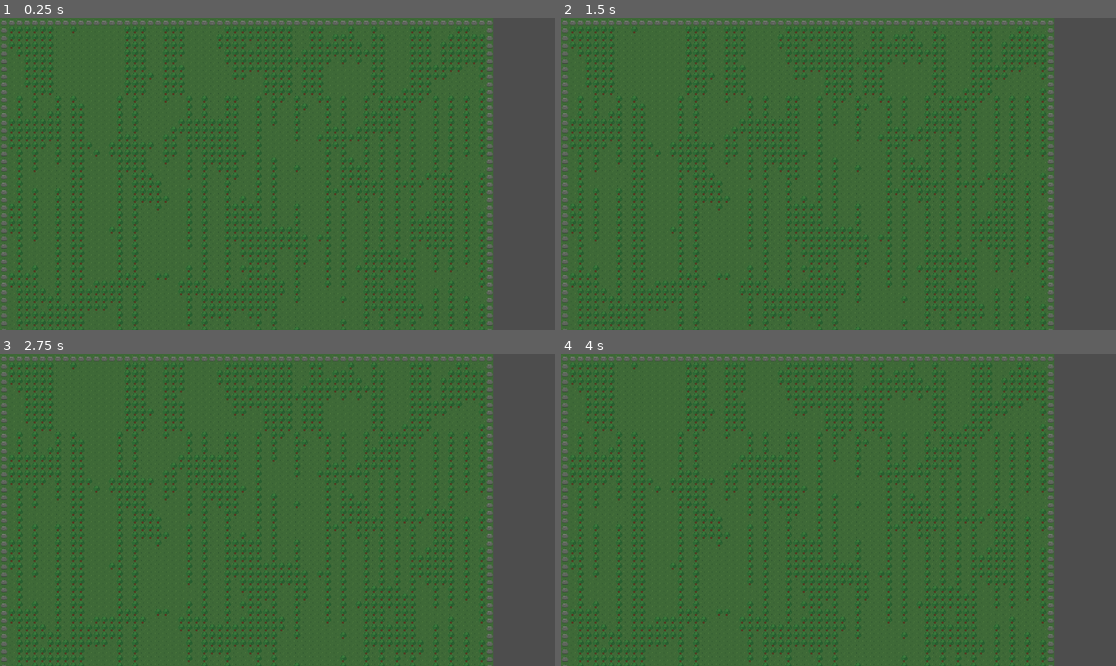
Above: before the commit, frames 1-4 (two rows, left to right).
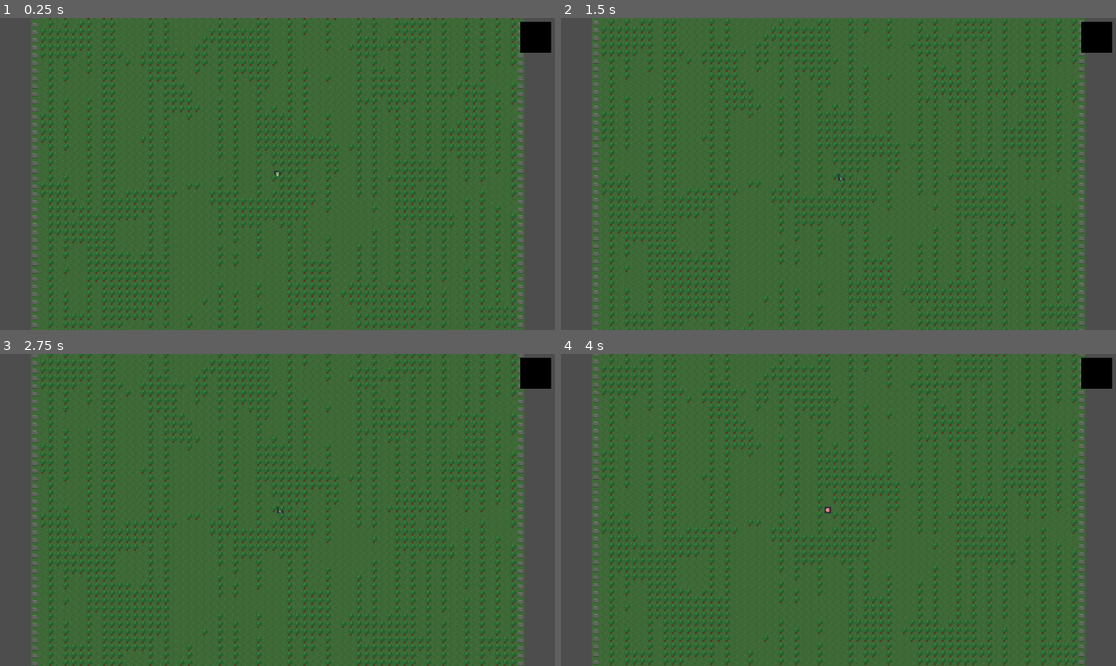
Above: after the commit, the same moments.

Repository: Maddiplomat/Project-alchemy
Game: Godot game, scene res://scenes/World.tscn
The game is run twice, just before and just after one commit, with the same random seed, the same clock (stepped at 60 frames per second) and the same inputs.
Inputs (mouse positions are in pixels of both pictures, inside the frame that each line leads up to):
- Up to frame 1 (0.25 s): no input
- Up to frame 2 (1.5 s): tap Enter at 0.5 s; move the mouse to (960, 158) at 0.52 s; hold D (move_right) 0.53-1.28 s; hold E (interact, bound only after the commit) 0.53-1.28 s; click (960, 158) at 0.67 s; tap Space at 1.25 s; move the mouse to (727, 189) at 1.27 s; hold S (move_down) from 1.28 s (still down); tap E (interact, bound only after the commit) at 1.35 s
- Up to frame 3 (2.75 s): tap Enter at 2 s; move the mouse to (333, 441) at 2.02 s; release S (move_down) at 2.03 s; hold D (move_right) from 2.03 s (still down); hold E (interact, bound only after the commit) from 2.03 s (still down)
- Up to frame 4 (4 s): tap Space at 2.75 s; move the mouse to (810, 572) at 2.77 s; release D (move_right) at 2.78 s; release E (interact, bound only after the commit) at 2.78 s; hold W (move_up) 2.78-3.53 s; tap E (interact, bound only after the commit) at 2.85 s; click (810, 572) at 2.92 s; move the mouse to (1005, 556) at 3.52 s; hold A (move_left) from 3.53 s (still down); hold E (interact, bound only after the commit) from 3.53 s (still down)

The runs differ from the first frame. In frame 1, 21% of the frame differs, in the area x 0-100%, y 0-100%; in frame 2, 16%; in frame 3, 21%; in frame 4, 22%.

Commit message:
Add element pickup interaction

Diff:
--- a/assets/tilesets/forest_16x16.tres
+++ b/assets/tilesets/forest_16x16.tres
@@ -1,6 +1,6 @@
-[gd_resource type="TileSet" format=3]
+[gd_resource type="TileSet" format=3 uid="uid://dtioyuhcvq6ca"]
 
-[ext_resource type="Texture2D" path="res://assets/tilesets/forest_16x16.png" id="1_k4sus"]
+[ext_resource type="Texture2D" uid="uid://b5sgq7iutyigh" path="res://assets/tilesets/forest_16x16.png" id="1_k4sus"]
 
 [sub_resource type="TileSetAtlasSource" id="TileSetAtlasSource_rc8hx"]
 texture = ExtResource("1_k4sus")
--- a/project.godot
+++ b/project.godot
@@ -54,6 +54,11 @@
 , Object(InputEventKey,"resource_local_to_scene":false,"resource_name":"","device":0,"window_id":0,"alt_pressed":false, …(185 unchanged characters)…
 ])
 }
+interact={
+"deadzone": 0.5,
+"events": Array[InputEvent]([Object(InputEventKey,"resource_local_to_scene":false,"resource_name":"","device":0,"window_id":0,"alt_pressed":false,"shift_pressed":false,"ctrl_pressed":false,"meta_pressed":false,"pressed":false,"keycode":69,"physical_keycode":69,"key_label":69,"unicode":101,"location":0,"echo":false,"script":null)
+])
+}
 
 [physics]
 
--- a/scenes/ElementPickup.tscn
+++ b/scenes/ElementPickup.tscn
@@ -1,5 +1,27 @@
-[gd_scene format=3]
+[gd_scene format=3 uid="uid://d1r5lm770s0sc"]
 
-[node name="ElementPickup" type="Area2D"]
+[ext_resource type="Script" uid="uid://cloa3xcrjo7sr" path="res://scripts/ElementPickup.gd" id="1_518e3"]
 
-[node name="Sprite2D" type="Sprite2D" parent="."]
+[sub_resource type="RectangleShape2D" id="RectangleShape2D_vpl80"]
+size = Vector2(12, 12)
+
+[node name="ElementPickup" type="Area2D" unique_id=1542228159]
+collision_layer = 0
+script = ExtResource("1_518e3")
+
+[node name="Sprite2D" type="Sprite2D" parent="." unique_id=1982428542]
+texture_filter = 1
+
+[node name="CollisionShape2D" type="CollisionShape2D" parent="." unique_id=929658224]
+shape = SubResource("RectangleShape2D_vpl80")
+
+[node name="PromptLabel" type="Label" parent="." unique_id=265235135]
+visible = false
+offset_left = -24.0
+offset_top = -22.0
+offset_right = 24.0
+offset_bottom = -6.0
+text = "Press E"
+horizontal_alignment = 1
+
+[node name="AnimationPlayer" type="AnimationPlayer" parent="." unique_id=146369253]
--- a/scenes/Player.tscn
+++ b/scenes/Player.tscn
@@ -5,8 +5,14 @@
 [ext_resource type="Script" uid="uid://d4mhxiqnf6cxf" path="res://scripts/PlayerAnimationStateMachine.gd" id="3_3li8b"]
 [ext_resource type="Script" uid="uid://dfmk1jvfvpfj2" path="res://scripts/PlayerCameraController.gd" id="4_jmcn4"]
 
+[sub_resource type="RectangleShape2D" id="RectangleShape2D_7yryn"]
+size = Vector2(12, 12)
+
 [node name="Player" type="CharacterBody2D" unique_id=297416554]
 script = ExtResource("1_p0vlq")
+
+[node name="CollisionShape2D" type="CollisionShape2D" parent="."]
+shape = SubResource("RectangleShape2D_7yryn")
 
 [node name="Camera2D" type="Camera2D" parent="." unique_id=1569599526]
 script = ExtResource("4_jmcn4")
--- a/scenes/World.tscn
+++ b/scenes/World.tscn
@@ -1,7 +1,8 @@
-[gd_scene load_steps=3 format=4]
+[gd_scene format=4 uid="uid://dse4mn6qgavfq"]
 
-[ext_resource type="TileSet" path="res://assets/tilesets/forest_16x16.tres" id="1_kqs1s"]
+[ext_resource type="TileSet" uid="uid://dtioyuhcvq6ca" path="res://assets/tilesets/forest_16x16.tres" id="1_kqs1s"]
 [ext_resource type="Script" uid="uid://bfxjpw77wdrga" path="res://scripts/WorldGen.gd" id="2_nvi4h"]
+[ext_resource type="PackedScene" uid="uid://cxfen0v27oux3" path="res://scenes/Player.tscn" id="3_7g83o"]
 
 [node name="World" type="Node2D" unique_id=1488050509]
 script = ExtResource("2_nvi4h")
@@ -24,3 +25,19 @@
 tile_set = ExtResource("1_kqs1s")
 
 [node name="ElementSpawnSystem" type="Node2D" parent="." unique_id=1729565649]
+
+[node name="Player" parent="." unique_id=297416554 instance=ExtResource("3_7g83o")]
+position = Vector2(512, 512)
+
+[node name="HUD" type="CanvasLayer" parent="." unique_id=1866474338]
+layer = 10
+
+[node name="MinimapPlaceholder" type="ColorRect" parent="HUD" unique_id=1230242642]
+anchors_preset = 1
+anchor_left = 1.0
+anchor_right = 1.0
+offset_left = -72.0
+offset_top = 8.0
+offset_right = -8.0
+offset_bottom = 72.0
+color = Color(0, 0, 0, 1)
--- /dev/null
+++ b/scripts/ElementPickup.gd
@@ -0,0 +1,160 @@
+extends Area2D
+
+signal picked_up(item_data: Dictionary, quantity: int)
+
+static var _shape_logged := false
+
+@export var element_id: StringName = &""
+@export var pickup_quantity := 1
+
+@onready var prompt_label := $PromptLabel as Label
+@onready var collision_shape := $CollisionShape2D as CollisionShape2D
+@onready var anim_player := $AnimationPlayer as AnimationPlayer
+@onready var sprite := $Sprite2D as Sprite2D
+
+var _player_in_range: CharacterBody2D = null
+
+
+func _ready() -> void:
+	prompt_label.visible = false
+	body_entered.connect(_on_body_entered)
+	body_exited.connect(_on_body_exited)
+
+	var inventory_callable := Callable(InventoryManager, "receive_world_pickup")
+	if not picked_up.is_connected(inventory_callable):
+		picked_up.connect(inventory_callable)
+
+	_setup_animations()
+	_play_idle_animation()
+
+	_log_shape_size_once()
+
+
+func _unhandled_input(event: InputEvent) -> void:
+	if _player_in_range == null or not prompt_label.visible:
+		return
+
+	if event.is_action_pressed("interact"):
+		_attempt_pickup()
+
+
+func _on_body_entered(body: Node) -> void:
+	if not body is CharacterBody2D:
+		return
+
+	_player_in_range = body
+	prompt_label.visible = true
+
+
+func _on_body_exited(body: Node) -> void:
+	if body != _player_in_range:
+		return
+
+	_player_in_range = null
+	prompt_label.visible = false
+
+
+func _attempt_pickup() -> void:
+	var item_data := _get_pickup_item_data()
+	if item_data.is_empty():
+		return
+
+	if not InventoryManager.can_add_item(item_data, pickup_quantity):
+		return
+
+	picked_up.emit(item_data, pickup_quantity)
+	prompt_label.visible = false
+	queue_free()
+
+
+func _get_pickup_item_data() -> Dictionary:
+	var resolved_element_id := element_id
+	if resolved_element_id.is_empty():
+		resolved_element_id = get_meta(&"element_id", &"")
+
+	if resolved_element_id.is_empty():
+		return {}
+
+	var item_data := ElementDatabase.get_element(resolved_element_id)
+	if item_data.is_empty():
+		return {}
+
+	item_data[&"category"] = InventoryManager.InventoryItemCategory.ELEMENT
+	item_data[&"risk_level"] = _to_inventory_risk_level(str(item_data.get(&"carrier_risk", "none")))
+	return item_data
+
+
+func _to_inventory_risk_level(risk_level_name: String) -> int:
+	match risk_level_name.to_lower():
+		"low":
+			return InventoryManager.InventoryRiskLevel.LOW
+		"medium":
+			return InventoryManager.InventoryRiskLevel.MEDIUM
+		"high":
+			return InventoryManager.InventoryRiskLevel.HIGH
+		"extreme":
+			return InventoryManager.InventoryRiskLevel.EXTREME
+		_:
+			return InventoryManager.InventoryRiskLevel.NONE
+
+
+func _log_shape_size_once() -> void:
+	if _shape_logged:
+		return
+
+	var rectangle_shape := collision_shape.shape as RectangleShape2D
+	if rectangle_shape == null:
+		return
+
+	var runtime := get_tree().root.get_node_or_null("MCPRuntime")
+	if runtime == null or not runtime.has_method("push_runtime_log"):
+		return
+
+	runtime.push_runtime_log("info", "ElementPickup collision size=%s extents=%s" % [rectangle_shape.size, rectangle_shape.size * 0.5])
+	_shape_logged = true
+
+
+func _setup_animations() -> void:
+	var lib := AnimationLibrary.new()
+
+	# Wood: gentle sway
+	var anim_wood := Animation.new()
+	anim_wood.length = 1.5
+	anim_wood.loop_mode = Animation.LOOP_LINEAR
+	var track_wood := anim_wood.add_track(Animation.TYPE_VALUE)
+	anim_wood.track_set_path(track_wood, "Sprite2D:rotation")
+	anim_wood.track_insert_key(track_wood, 0.0, 0.0)
+	anim_wood.track_insert_key(track_wood, 0.375, deg_to_rad(2.0))
+	anim_wood.track_insert_key(track_wood, 0.75, 0.0)
+	anim_wood.track_insert_key(track_wood, 1.125, deg_to_rad(-2.0))
+	anim_wood.track_insert_key(track_wood, 1.5, 0.0)
+	lib.add_animation("idle_wood", anim_wood)
+
+	# Stone: none
+	var anim_stone := Animation.new()
+	anim_stone.length = 1.5
+	anim_stone.loop_mode = Animation.LOOP_LINEAR
+	lib.add_animation("idle_stone", anim_stone)
+
+	# Iron: glint pulse
+	var anim_iron := Animation.new()
+	anim_iron.length = 1.5
+	anim_iron.loop_mode = Animation.LOOP_LINEAR
+	var track_iron := anim_iron.add_track(Animation.TYPE_VALUE)
+	anim_iron.track_set_path(track_iron, "Sprite2D:modulate")
+	anim_iron.track_insert_key(track_iron, 0.0, Color(1, 1, 1, 1.0))
+	anim_iron.track_insert_key(track_iron, 0.75, Color(1, 1, 1, 0.85))
+	anim_iron.track_insert_key(track_iron, 1.5, Color(1, 1, 1, 1.0))
+	lib.add_animation("idle_iron", anim_iron)
+
+	anim_player.add_animation_library("", lib)
+
+
+func _play_idle_animation() -> void:
+	var resolved_element_id := element_id
+	if resolved_element_id.is_empty():
+		resolved_element_id = get_meta(&"element_id", &"")
+
+	var anim_name := "idle_" + str(resolved_element_id)
+	if anim_player.has_animation(anim_name):
+		anim_player.play(anim_name)
--- a/scripts/ElementSpawn.gd
+++ b/scripts/ElementSpawn.gd
@@ -104,6 +104,7 @@
 func _spawn_element(element_id: StringName, coords: Vector2i, ground_layer: TileMapLayer) -> void:
 	var pickup := ELEMENT_PICKUP_SCENE.instantiate()
 	pickup.name = "%s_%d_%d" % [element_id, coords.x, coords.y]
+	pickup.set(&"element_id", element_id)
 	pickup.set_meta(&"element_id", element_id)
 	pickup.set_meta(&"tile_coords", coords)
 	add_child(pickup)
--- a/scripts/InventoryManager.gd
+++ b/scripts/InventoryManager.gd
@@ -54,6 +54,10 @@
 	return true
 
 
+func receive_world_pickup(item_data: Dictionary, quantity: int = 1) -> bool:
+	return add_item(item_data, quantity)
+
+
 func remove_item(item_id: StringName, quantity: int = 1) -> bool:
 	if quantity <= 0 or not items.has(item_id):
 		return false
--- a/scripts/WorldGen.gd
+++ b/scripts/WorldGen.gd
@@ -1,6 +1,7 @@
 extends Node2D
 
 const MAP_SIZE := Vector2i(64, 64)
+const TILE_SIZE := 16
 const SOURCE_ID := 0
 const GRASS_TILE := Vector2i(0, 0)
 const TREE_TILE := Vector2i(1, 1)
@@ -23,6 +24,7 @@
 	_prepare_element_spawn_system()
 	if generate_on_ready:
 		generate_world(_get_world_seed())
+	_wire_camera_bounds()
 
 
 func generate_world(world_seed: int) -> void:
@@ -99,3 +101,23 @@
 	var world_system := get_tree().root.get_node_or_null("WorldSystem")
 	if world_system != null and world_system.has_method("set_seed"):
 		world_system.set_seed(world_seed)
+
+
+func get_world_bounds() -> Rect2:
+	if ground_layer == null:
+		return Rect2(Vector2.ZERO, Vector2(MAP_SIZE) * TILE_SIZE)
+	var used_rect := ground_layer.get_used_rect()
+	if used_rect.size == Vector2i.ZERO:
+		return Rect2(Vector2.ZERO, Vector2(MAP_SIZE) * TILE_SIZE)
+	return Rect2(
+		used_rect.position.x * TILE_SIZE,
+		used_rect.position.y * TILE_SIZE,
+		used_rect.size.x * TILE_SIZE,
+		used_rect.size.y * TILE_SIZE
+	)
+
+
+func _wire_camera_bounds() -> void:
+	var camera := find_child("Camera2D", true, false) as Camera2D
+	if camera != null:
+		camera.set("bounds_source_path", get_path())
Not shown, added: scripts/ElementPickup.gd.uid
